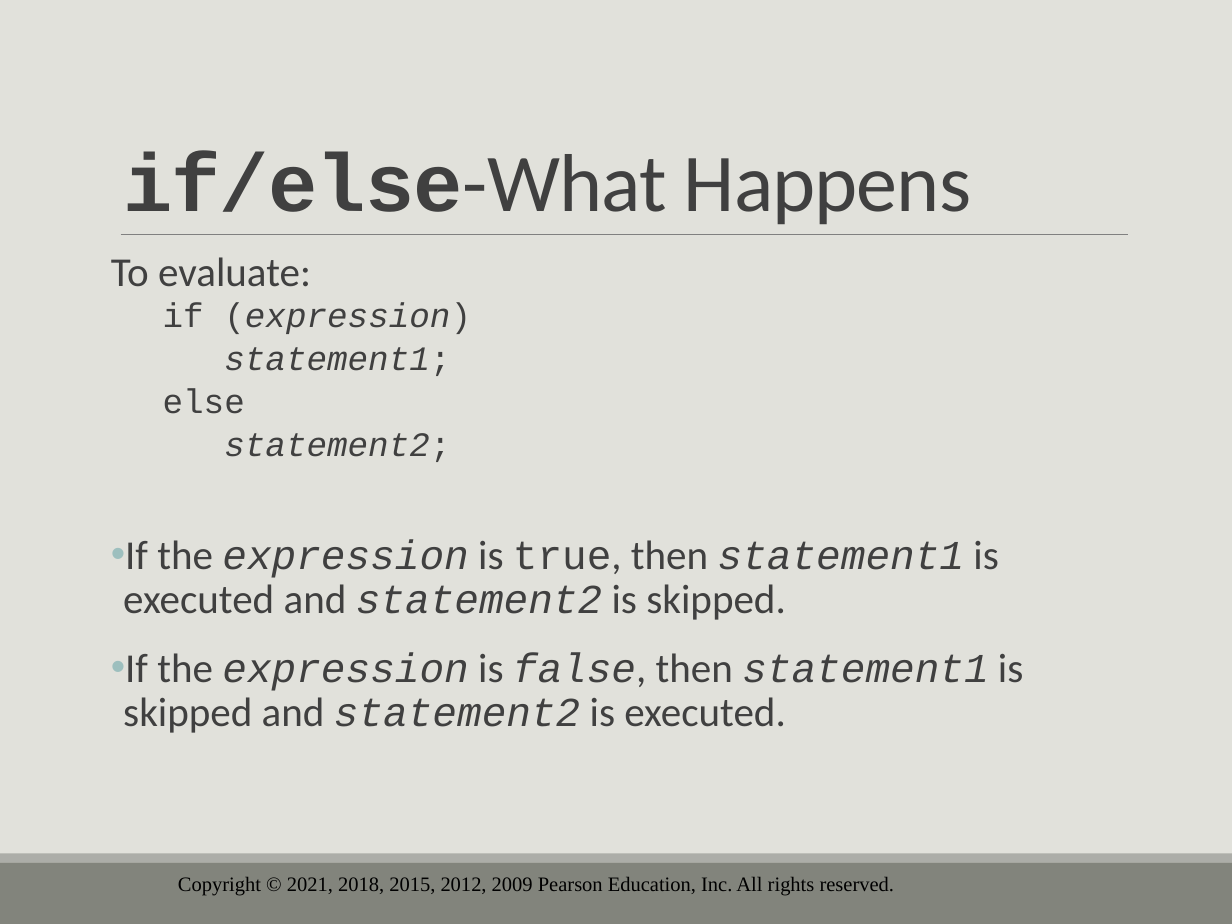
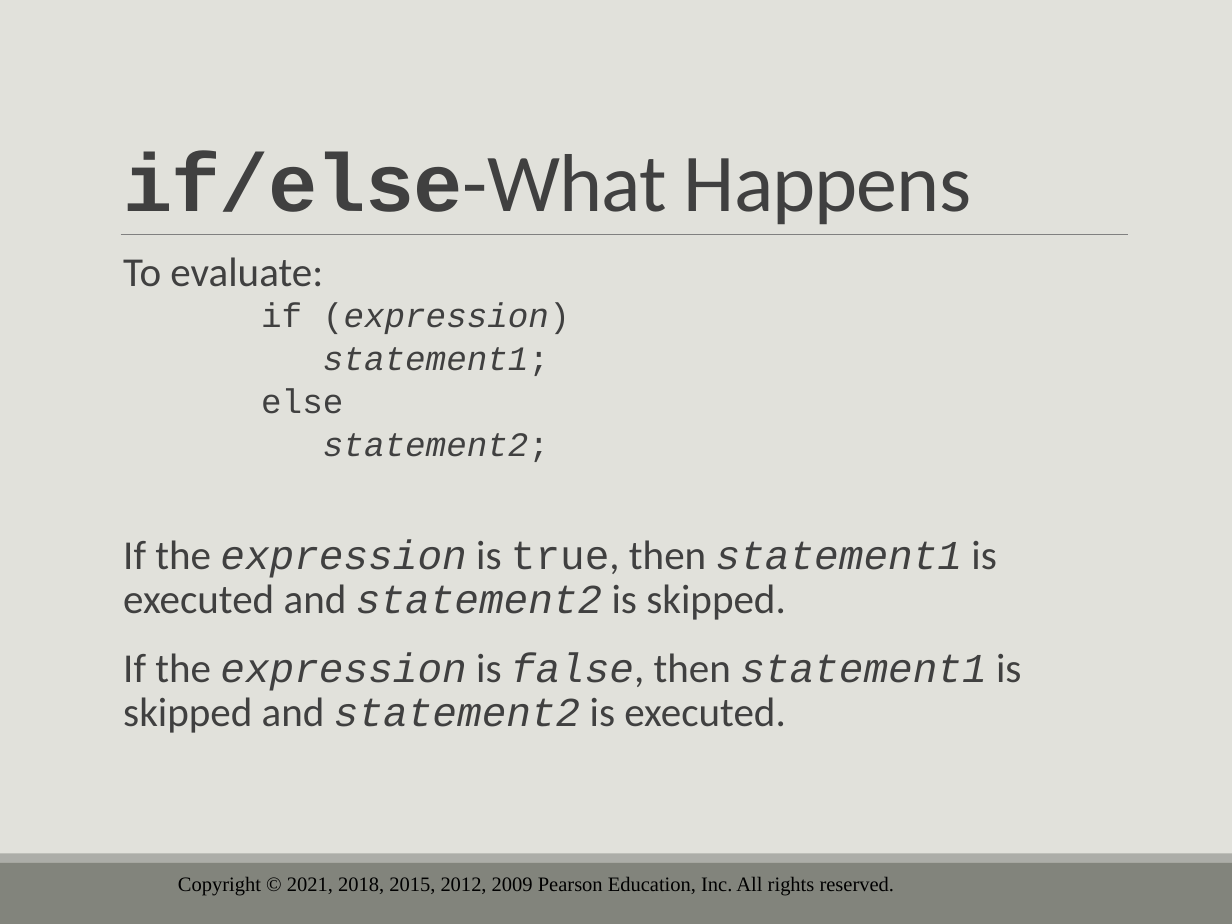
Before and after one commit to drolsonmi/eng1400, a slide deck: slide 21 of 1400_04_Making Decisions.pptx. Drawn at 1232x924 pixels with LibreOffice and Linux fonts; fonts in the diff are those of the drawing; background and template pictures are left out. Boxes give left, top, right and bottom in pixels: in the first picture for what was removed or moved away, otherwise in the second. Text is boxed around its words. In the diff, an @@ line names an element or a change of style, - is before the commit and + after.

Commit message:
Updated lecture slides Ch 3,4

```diff
--- a/1400_04_Making Decisions.pptx
+++ b/1400_04_Making Decisions.pptx
@@ text "To evaluate:" at bbox=[123, 257, 1021, 733]: bullet none to  ; indent changed; bullet • to   @@
```
Also in this commit, not shown: 15 other slides changed, 2 other files.
